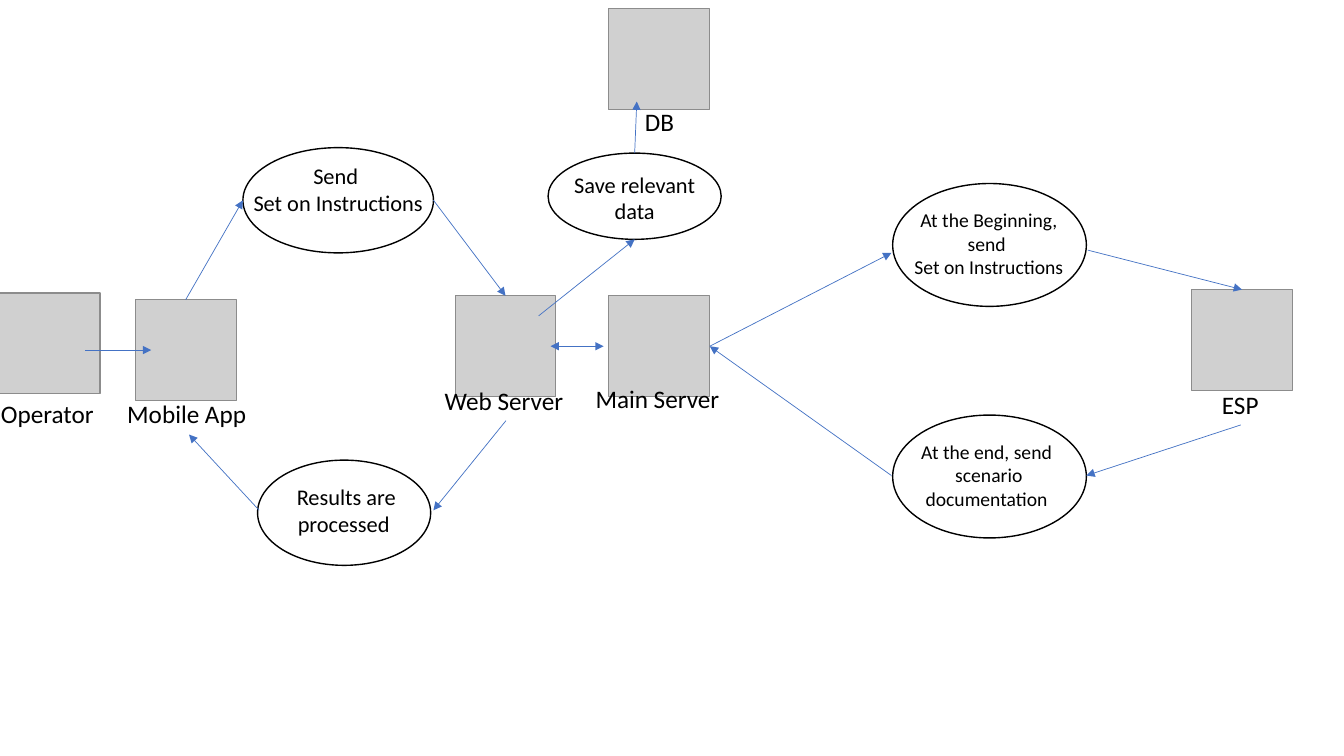
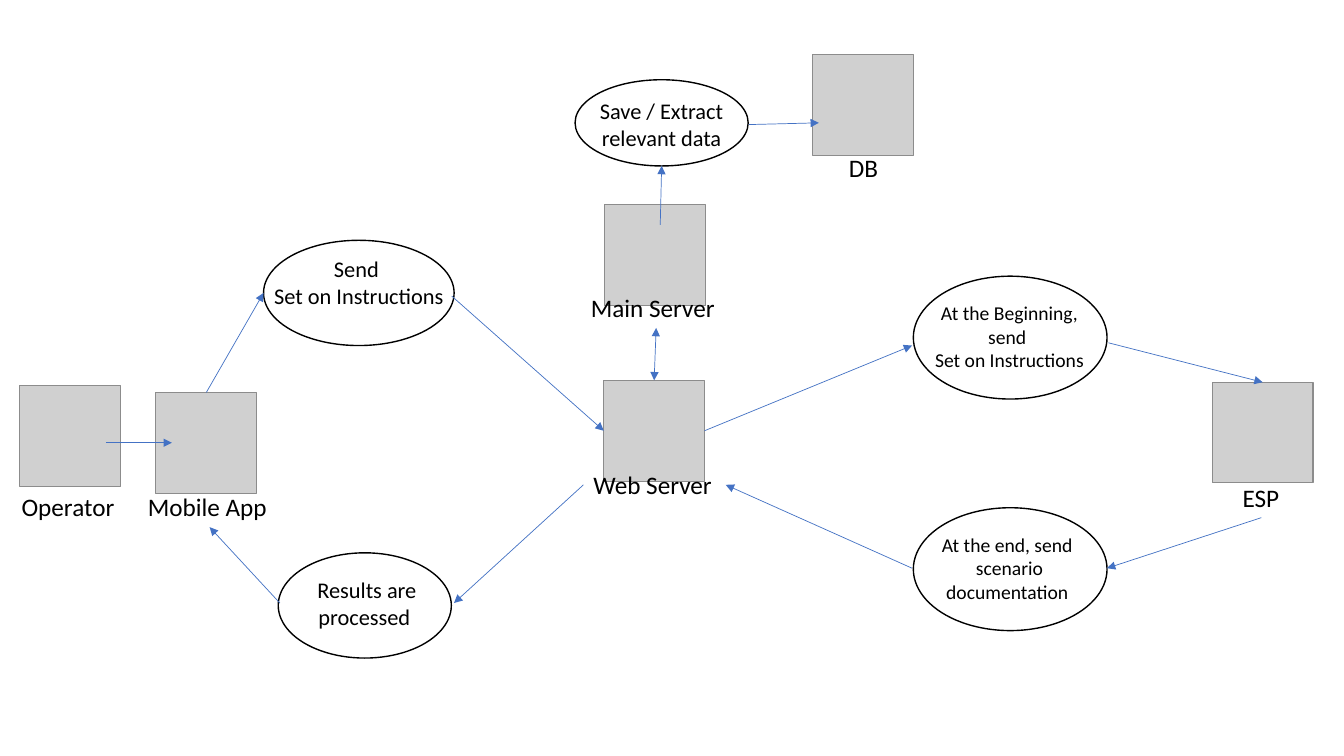
Before and after one commit to dor132133/SSR-Smart-Shooting-Range, a slide deck: slide 4 of docs/use-cases.pptx. Drawn at 1344x756 pixels with LibreOffice and Linux fonts; fonts in the diff are those of the drawing; grey boxes stand for pictures. Boxes give left, top, right and bottom in pixels: in the first picture for what was removed or moved away, otherwise in the second. Text is boxed around its words. In the diff, an @@ line names an element or a change of style, - is before the commit and + after.

```diff
--- a/docs/use-cases.pptx
+++ b/docs/use-cases.pptx
@@ picture: place and size @@
-picture at box(609, 9, 710, 110)
+picture at box(813, 54, 913, 155)
@@ ellipse: place and size @@
-ellipse at box(548, 153, 722, 240)
+ellipse at box(576, 80, 749, 166)
@@ text at box(600, 104, 723, 146): text changed @@
-Save relevant data
+Save / Extract relevant data
@@ arrow added from (749, 125) to (819, 123), #4472C4 0.5 pt @@
@@ text "DB": place and size @@
-text "DB" at box(645, 114, 674, 131)
+text "DB" at box(849, 160, 878, 177)
@@ arrow moved from (635, 153) - (637, 102) to (660, 225) - (661, 166) @@
@@ picture: place and size @@
-picture at box(609, 295, 710, 396)
+picture at box(605, 205, 706, 306)
@@ arrow removed from (538, 316) to (635, 239) @@
@@ arrow moved from (434, 201) - (506, 295) to (452, 296) - (604, 431) @@
@@ text "Main Server" rewrapped from box(596, 387, 720, 408) to box(591, 296, 715, 323) @@
@@ double arrow moved from (551, 346) - (604, 346) to (654, 380) - (656, 328) @@
@@ arrow moved from (710, 346) - (891, 253) to (705, 431) - (912, 346) @@
@@ picture: place and size @@
-picture at box(456, 295, 557, 396)
+picture at box(604, 380, 705, 481)
@@ 5 texts, 3 pictures, 3 arrows, 1 ellipse: place and size @@
-5 texts, 3 pictures, 3 arrows, 1 ellipse at box(0, 168, 1293, 538)
+5 texts, 3 pictures, 3 arrows, 1 ellipse at box(20, 261, 1314, 631)
@@ text "Web Server": place and size @@
-text "Web Server" at box(445, 389, 564, 410)
+text "Web Server" at box(593, 474, 712, 494)
@@ arrow moved from (506, 420) - (434, 510) to (584, 485) - (454, 603) @@
@@ arrow moved from (891, 476) - (710, 346) to (912, 569) - (726, 485) @@
@@ 3 ellipses, 2 texts, 2 arrows: place and size @@
-3 ellipses, 2 texts, 2 arrows at box(186, 148, 1087, 566)
+3 ellipses, 2 texts, 2 arrows at box(207, 240, 1107, 657)
```
Also in this commit, not shown: 6 other files.
